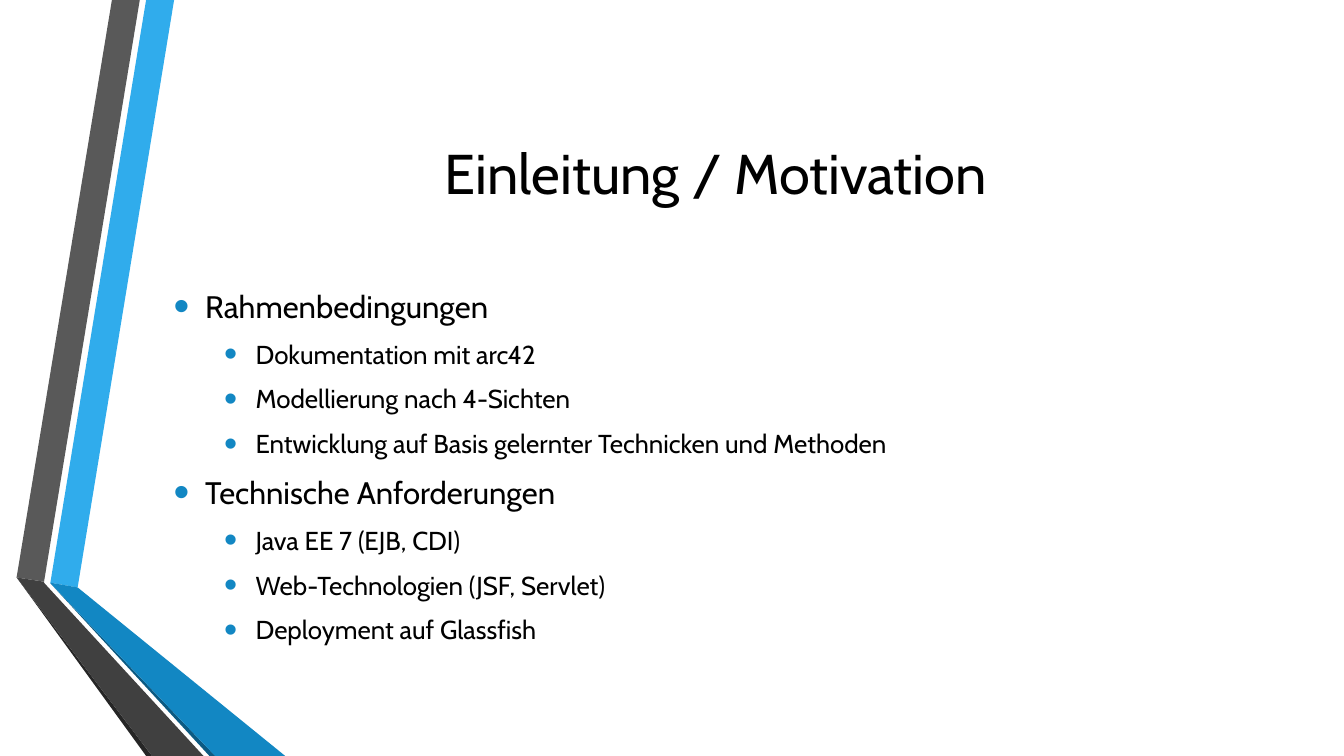
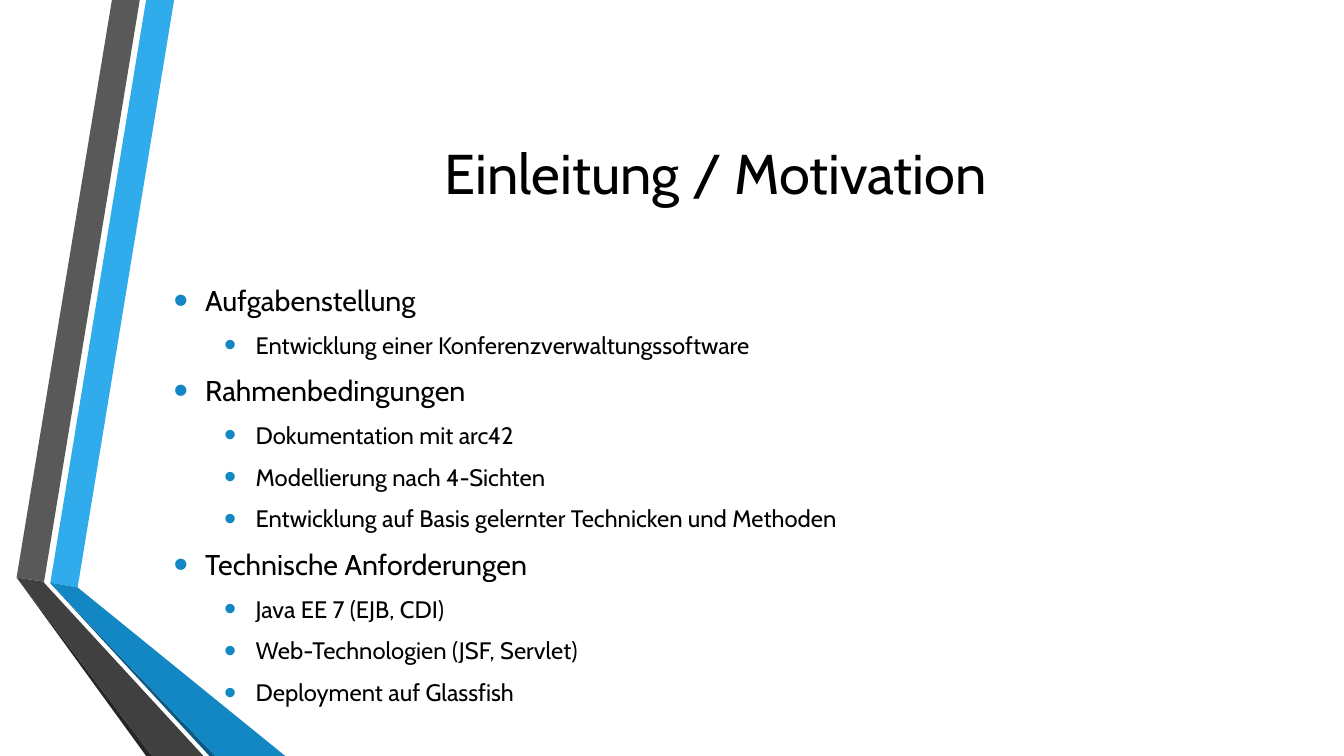
Before and after one commit to autarchprinceps/Conference-System, a slide deck: slide 3 of Präsentation/Präsentation.pptx. Drawn at 1344x756 pixels with LibreOffice and Linux fonts; fonts in the diff are those of the drawing; background and template pictures are left out. Boxes give left, top, right and bottom in pixels: in the first picture for what was removed or moved away, otherwise in the second. Text is boxed around its words. In the diff, an @@ line names an element or a change of style, - is before the commit and + after.

```diff
--- a/Präsentation/Präsentation.pptx
+++ b/Präsentation/Präsentation.pptx
@@ text at (205, 289, 749, 360): paragraphs added @@
+• Aufgabenstellung
+  • Entwicklung einer Konferenzverwaltungssoftware
@@ text at (205, 379, 836, 707): size 22.2 to 20.4 pt in "Rahmenbedingungen", "Technische Anforderungen"; size 18.5 to 17 pt in "Dokumentation mit arc42", "Modellierung nach 4-Sichten", "Entwicklung auf Basis gelernter Technicken und Methoden", "Java EE 7 (EJB, CDI)" and 2 more places @@
```
Also in this commit, not shown: 5 other slides changed, 2 other files.
